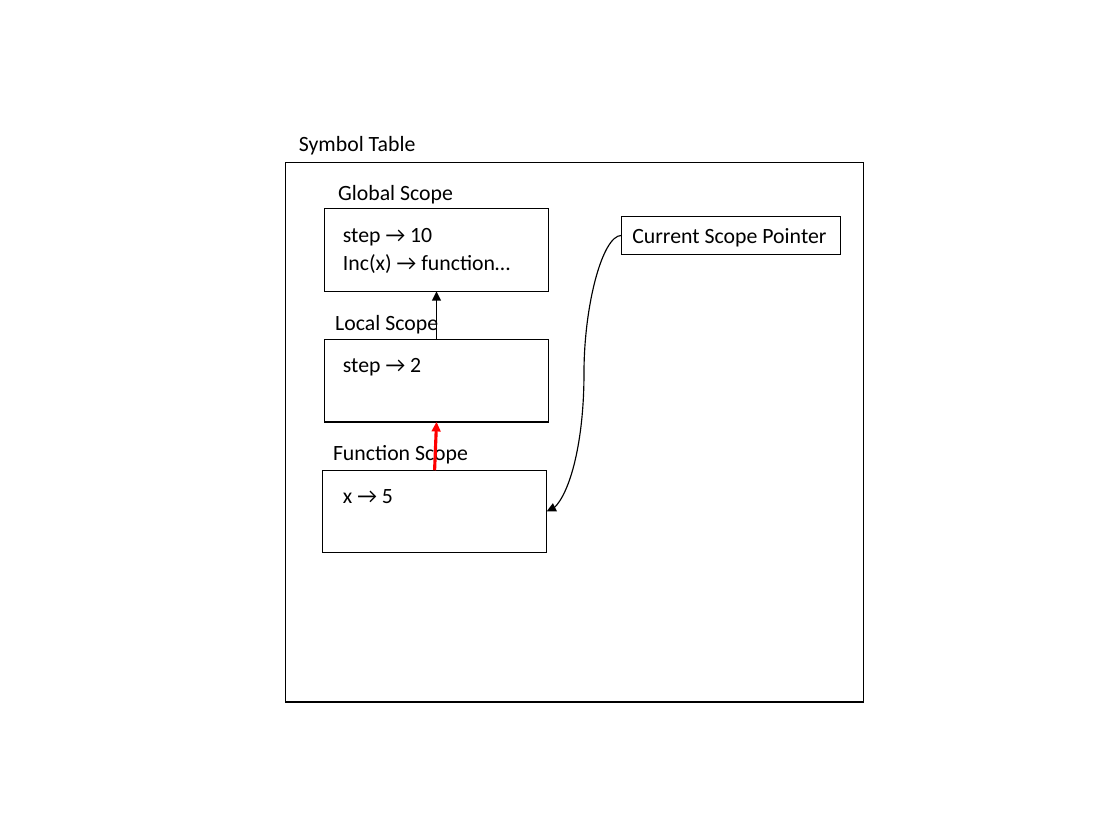
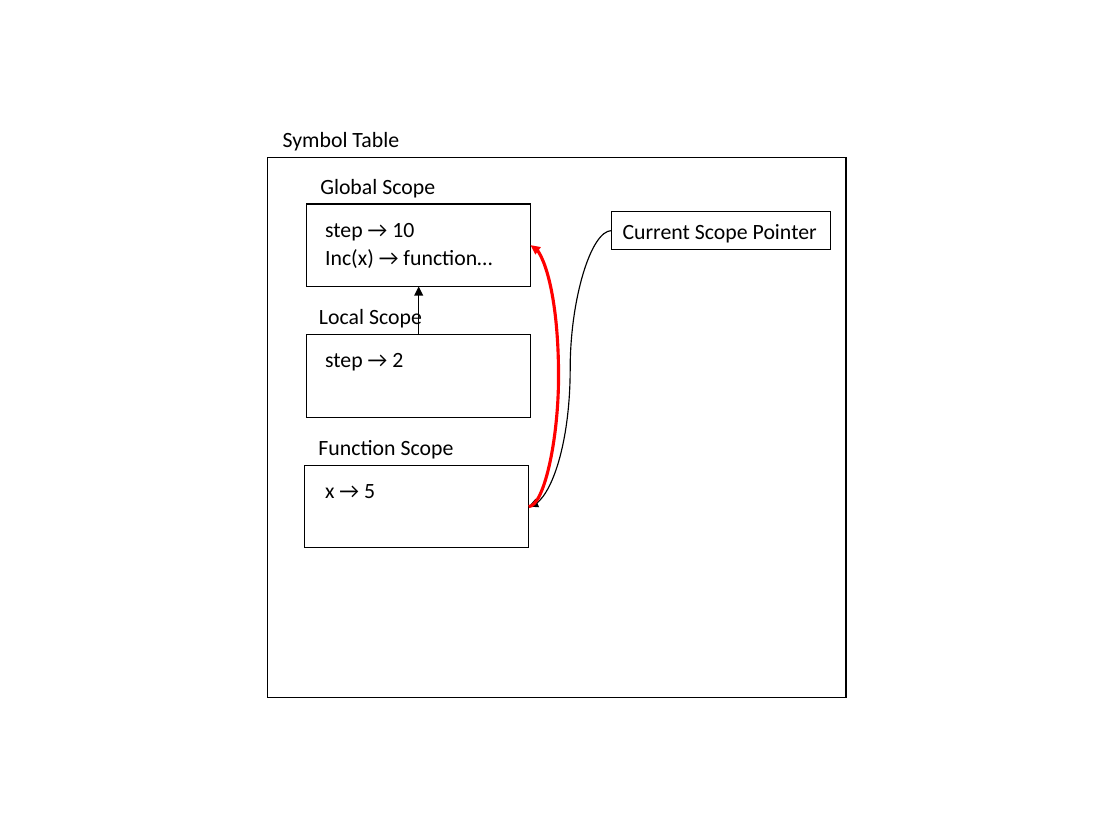
Before and after one commit to tiernanduvallygit/plipy, a slide deck: slide 1 of Notebooks/figures/chap08/4/figure.pptx. Drawn at 1120x840 pixels with LibreOffice and Linux fonts; fonts in the diff are those of the drawing. Boxes give left, top, right and bottom in pixels: in the first picture for what was removed or moved away, otherwise in the second. Text is boxed around its words. In the diff, an @@ line names an element or a change of style, - is before the commit and + after.

```diff
--- a/Notebooks/figures/chap08/4/figure.pptx
+++ b/Notebooks/figures/chap08/4/figure.pptx
@@ 5 texts, 4 rectangles, 1 arrow moved together from (x1=286, y1=162, x2=865, y2=702) to (x1=268, y1=158, x2=847, y2=698) @@
@@ curved arrow moved from (622, 235) - (547, 512) to (612, 231) - (529, 506) @@
@@ rectangle "Current Scope Pointer" moved from (x1=622, y1=216, x2=840, y2=254) to (x1=612, y1=212, x2=830, y2=250) @@
@@ curved arrow added from (529, 506) to (531, 245), #FF0000 2 pt @@
@@ 3 texts moved together from (x1=299, y1=136, x2=468, y2=467) to (x1=283, y1=132, x2=454, y2=459) @@
@@ arrow removed from (435, 470) to (437, 422) @@
```
Also in this commit, not shown: 23 other files.
